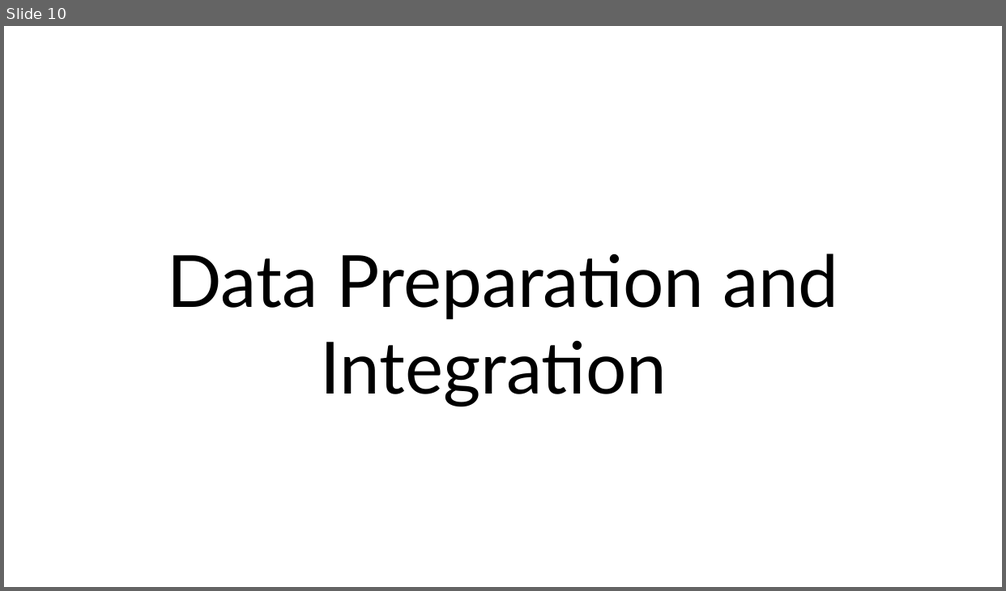
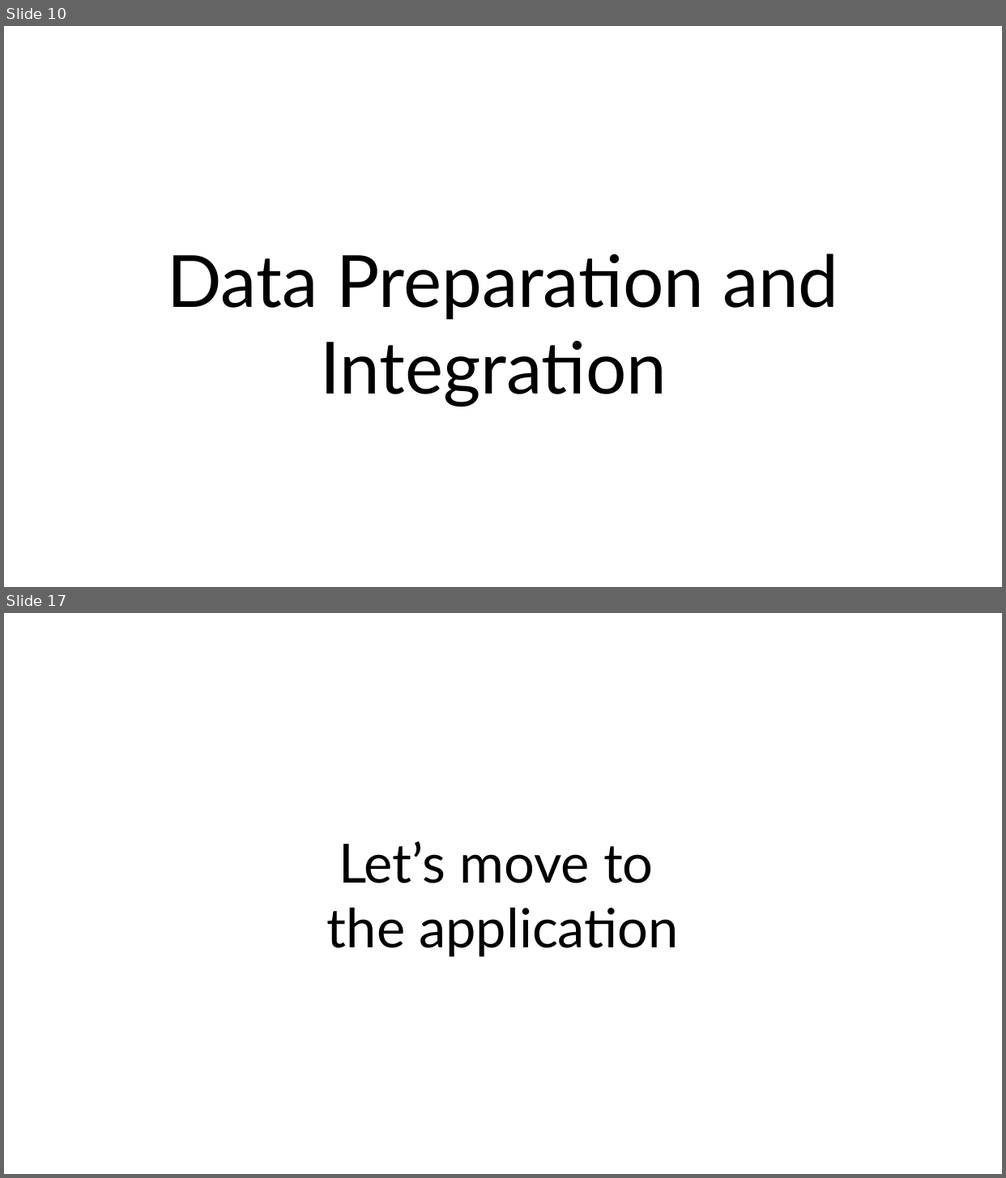
Before and after one commit to iberius96/DP_DPI, a slide deck: Presentation_Samuele_Ceol.pptx. Shown one above the other, each under a label of ours: slide 10 before the commit, slides 10 and 17 after it; the slides between them are not shown. The pictures are 1006x591 and 1006x1178 pixels, drawn with LibreOffice and Linux fonts; fonts in the diff are those of the drawing. Boxes give left, top, right and bottom in pixels: in the first picture for what was removed or moved away, otherwise in the second. Text is boxed around its words. In the diff, an @@ line names an element or a change of style, - is before the commit and + after.

```diff
--- a/Presentation_Samuele_Ceol.pptx
+++ b/Presentation_Samuele_Ceol.pptx
@@ slide 17 added at [4,613,1002,1174], background #FFFFFF @@
@@ title added at [327,841,678,957], 39 pt, text #000000 @@
+Let’s move to
+the application
```
Also in this commit, not shown: 6 slides changed, 5 other slides added, 3 slides removed, 10 other files.
